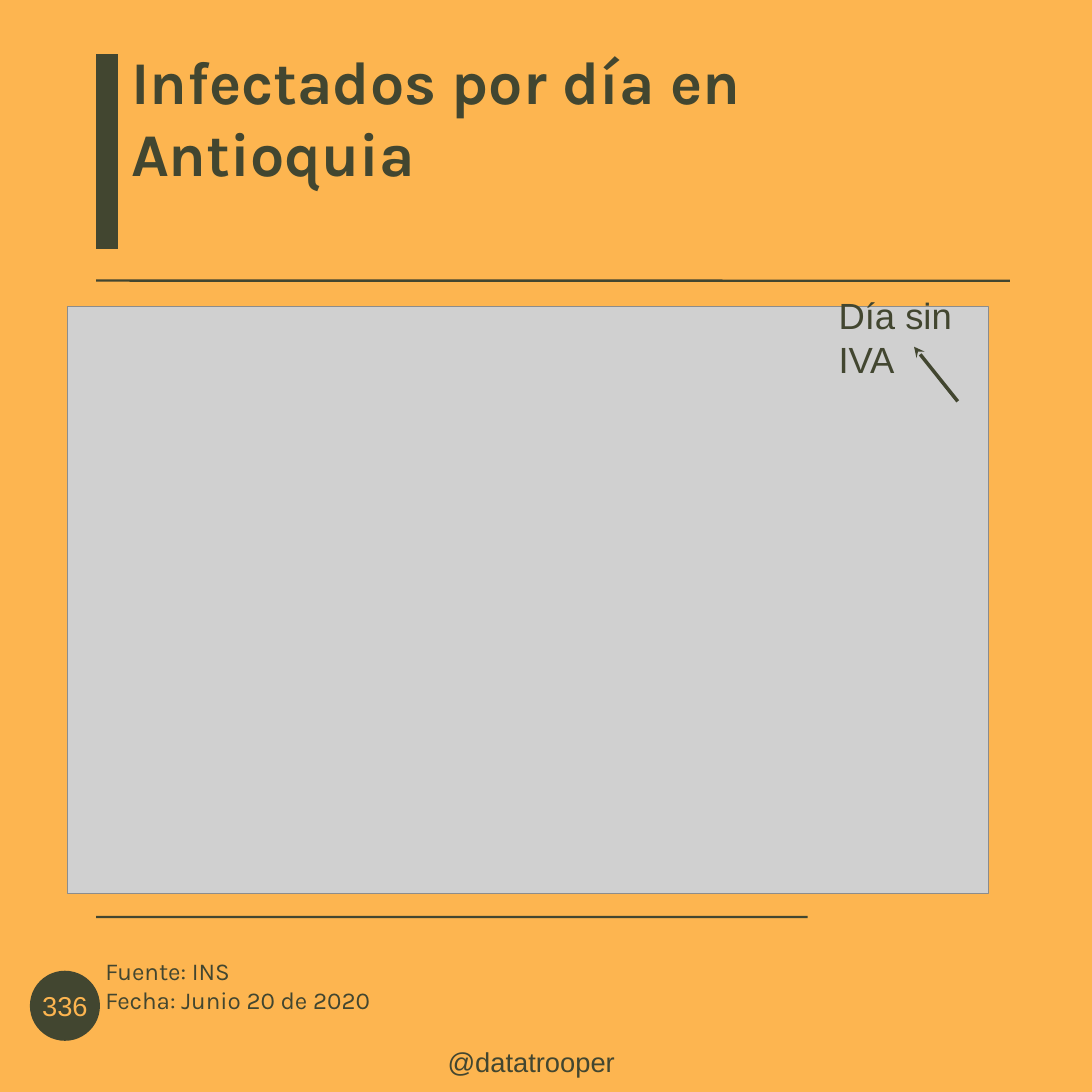
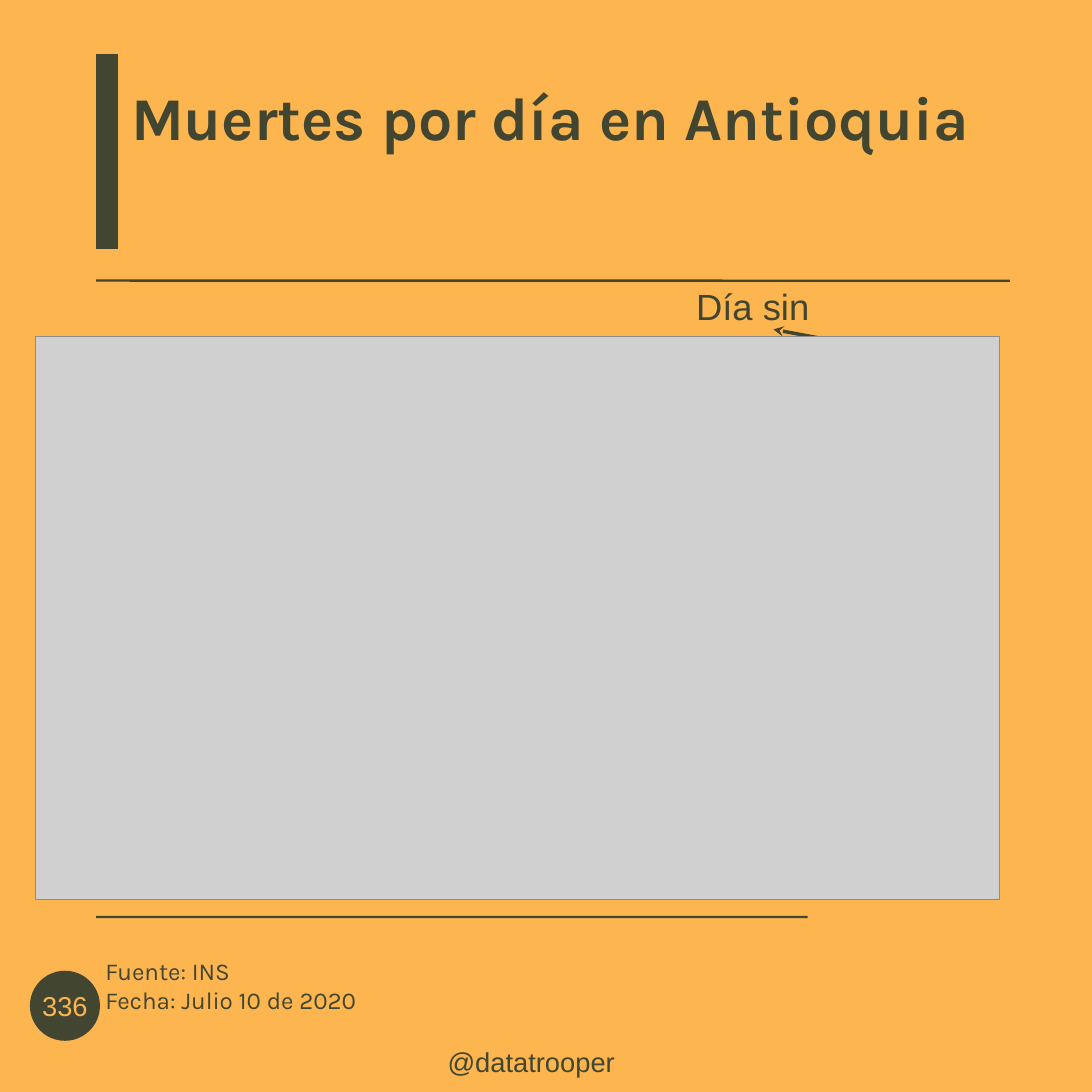
Before and after one commit to datatrooper/instatrooper, a slide deck: slide 8 of styles/covid antioquia junio 22.odp (slide 4 before the commit). Drawn at 1092x1092 pixels with LibreOffice and Linux fonts; fonts in the diff are those of the drawing; grey boxes stand for pictures; background and template pictures are left out. Boxes give left, top, right and bottom in pixels: in the first picture for what was removed or moved away, otherwise in the second. Text is boxed around its words. In the diff, an @@ line names an element or a change of style, - is before the commit and + after.

```diff
--- a/styles/covid antioquia junio 22.odp
+++ b/styles/covid antioquia junio 22.odp
@@ title at (x1=131, y1=92, x2=969, y2=155): text changed @@
-Infectados por día en Antioquia
+Muertes por día en Antioquia
@@ title "Día sin IVA" rewrapped from (x1=839, y1=301, x2=952, y2=373) to (x1=696, y1=293, x2=810, y2=337) @@
@@ picture resized from (x1=68, y1=307, x2=988, y2=894) to (x1=36, y1=336, x2=1000, y2=899) @@
@@ arrow moved from (958, 402) - (914, 347) to (811, 392) - (768, 337) @@
@@ arrow added from (939, 360) to (773, 330), #424630 2.3 pt @@
@@ text at (x1=105, y1=964, x2=356, y2=1010): text changed @@
-Fuente: INS
-Fecha: Junio 20 de 2020
+Fuente: INS
+Fecha: Julio 10 de 2020
```
Also in this commit, not shown: 5 other slides changed, 4 slides added, 5 slides removed, 25 other files.
